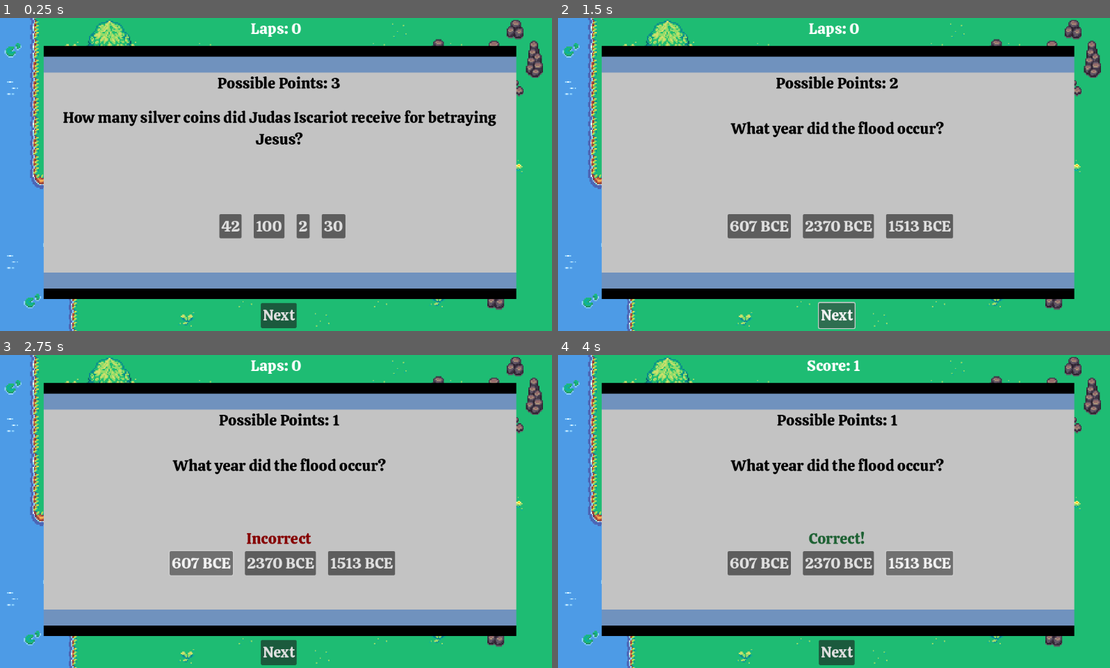
Above: before the commit, frames 1-4 (two rows, left to right).
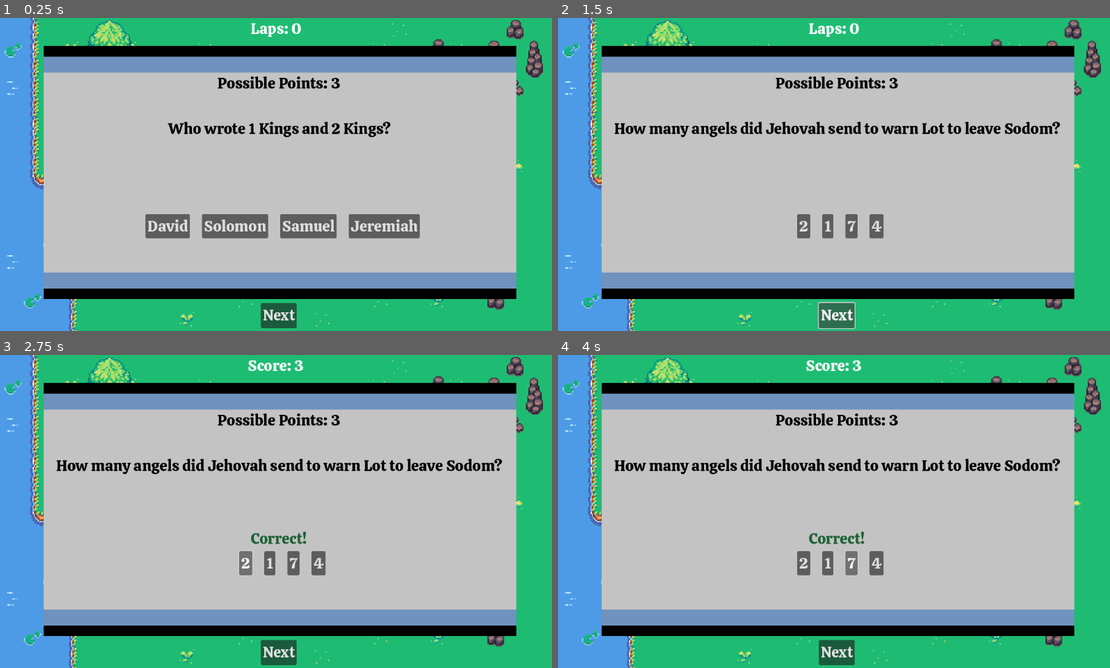
Above: after the commit, the same moments.

Repository: aalexander05/march-around-jericho
Game: Godot game, scene res://board.tscn
Same seed, same stepped clock (60 frames per second), same inputs: the game is played once before the commit and once after it. The engine's default icon, where the game draws it, is replaced by a stand-in: a white triangle on a blue panel in a dark square.
Inputs:
- Up to frame 1 (0.25 s): no input
- Up to frame 2 (1.5 s): click "Next" at 0.5 s; click "Next" at 1.25 s
- Up to frame 3 (2.75 s): click "607 BCE" (after the commit: "2") at 2 s
- Up to frame 4 (4 s): click "2370 BCE" (after the commit: "1") at 2.75 s; click "1513 BCE" (after the commit: "7") at 3.5 s

The runs differ from the first frame. In frame 1, 5.3% of the frame differs, in the area x 11-90%, y 29-71%; in frame 2, 4.5%; in frame 3, 5.3%, in the area x 10-92%, y 1-71%; in frame 4, 4.9%.

Commit message:
shuffling questions once at the start

Diff:
--- a/GameManager.gd
+++ b/GameManager.gd
@@ -45,7 +45,7 @@
 	already_answered = false
 	submitted_answers = []
 	clear_messages.emit()
-	current_question = StaticData.getNextQuestion()
+	current_question = StaticData.get_next_question()
 
 	# set text
 	var new_text = current_question["Question"]
@@ -71,7 +71,7 @@
 		# (they already answered the question)
 		return
 
-	if text == StaticData.currentQuestion["Correct Answer"]:
+	if text == StaticData.current_question["Correct Answer"]:
 		already_answered = true;
 		score += steps_can_go_if_correct
 		correct_answer.emit()
--- a/StaticData.gd
+++ b/StaticData.gd
@@ -1,14 +1,22 @@
 extends Node
 
-var itemData = {}
+var big_question_object = {}
+var questions = []
+var question_index = 0
 
 var filePath = "res://data.json"
 
-var currentQuestion = {}
+var current_question = {}
 
 func _ready():
-	itemData = load_json_file(filePath)
-	getNextQuestion()
+	big_question_object = load_json_file(filePath)
+
+	for q in range(len(big_question_object)):
+		questions.push_back(big_question_object[str(q+1)])
+
+	questions.shuffle()
+
+
 
 func load_json_file(filePath : String):
 	if FileAccess.file_exists(filePath):
@@ -22,10 +30,10 @@
 	else:
 		print("File doesn't exist!")
 
-func getNextQuestion():
-	var rng = RandomNumberGenerator.new()
-	var my_random_number = rng.randi_range(1, len(itemData))
-	print(my_random_number)
-	currentQuestion = itemData[str(my_random_number)]
+func get_next_question():
+	current_question = questions[question_index]
+	question_index += 1;
+	if question_index >= len(questions):
+		question_index = 0
 
-	return currentQuestion
+	return current_question
